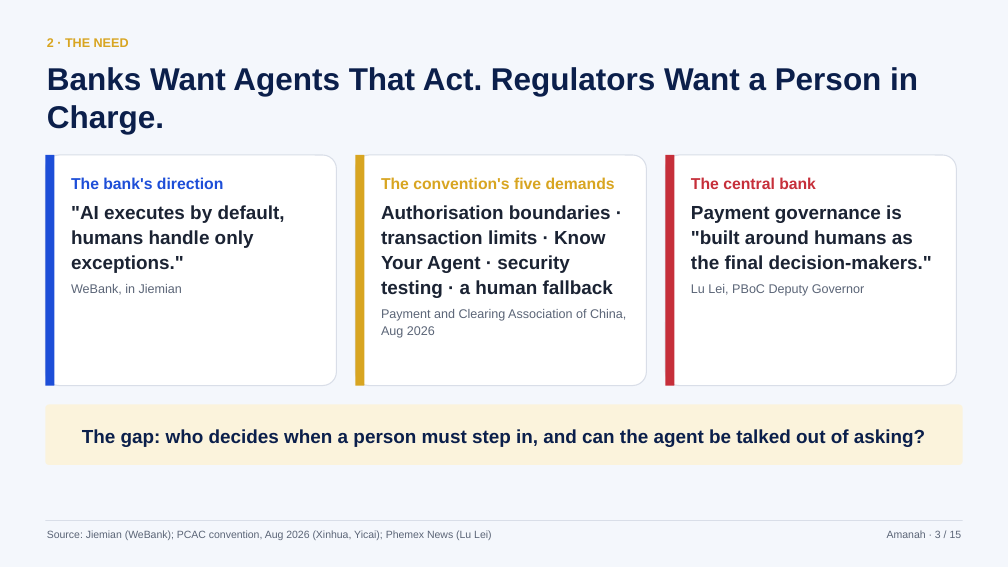
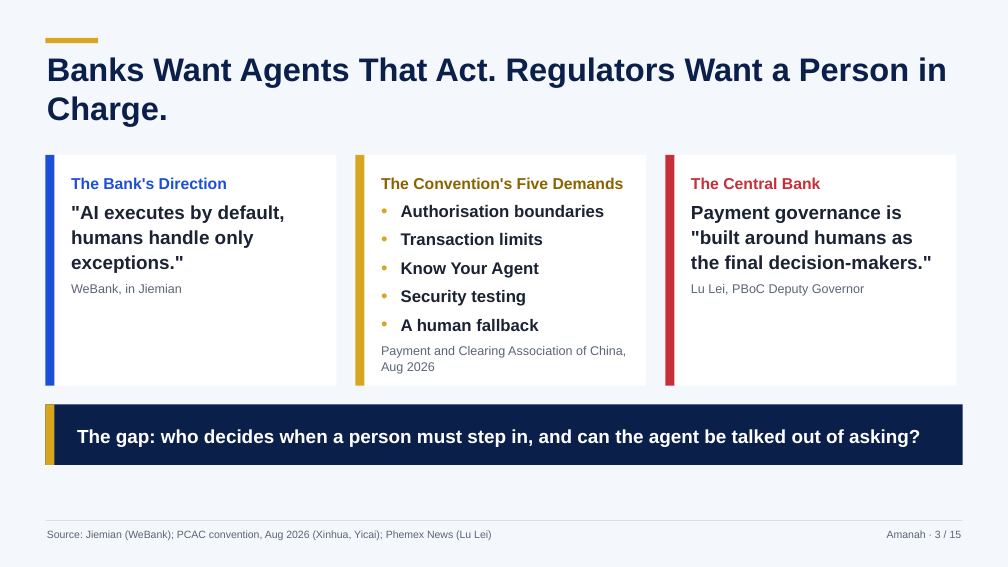
Before and after one commit to hafizmnazman/amanah-wallet, a slide deck: slide 3 of docs/deck/amanah-deck.pptx. Drawn at 1008x567 pixels with LibreOffice and Linux fonts; fonts in the diff are those of the drawing. Boxes give left, top, right and bottom in pixels: in the first picture for what was removed or moved away, otherwise in the second. Text is boxed around its words. In the diff, an @@ line names an element or a change of style, - is before the commit and + after.

```diff
--- a/docs/deck/amanah-deck.pptx
+++ b/docs/deck/amanah-deck.pptx
@@ text "Banks Want Agents That Act. ...": place and size @@
-text "Banks Want Agents That Act. ..." at box(47, 67, 918, 134)
+text "Banks Want Agents That Act. ..." at box(47, 57, 947, 126)
@@ text "Banks Want Agents That Act. ..." at box(47, 57, 947, 126): size 30 to 31 pt; line spacing 1 to 0.98 @@
@@ rectangle added at box(45, 38, 98, 43), fill #D8A521 @@
@@ text removed at box(47, 38, 129, 47) @@
-2 · THE NEED
@@ text at box(71, 177, 227, 189): text changed @@
-The bank's direction
+The Bank's Direction
@@ text at box(381, 177, 624, 331): text changed; size 18 to 16 pt @@
-The convention's five demands
-Authorisation boundaries · transaction limits · Know Your Agent · security testing · a human fallback
+The Convention's Five Demands
+• Authorisation boundaries
+• Transaction limits
+• Know Your Agent
+• Security testing
+• A human fallback
@@ rounded rectangle to rectangle; outline #D9DEE8 1 pt to none in 3 elements at box(45, 155, 337, 386), box(355, 155, 647, 386), box(665, 155, 957, 386) @@
@@ text at box(691, 177, 820, 189): text changed @@
-The central bank
+The Central Bank
@@ rectangle at box(45, 405, 963, 465): rounded rectangle to rectangle; fill #FBF3DC to #0B1F4B @@
@@ rectangle added at box(45, 405, 54, 465), fill #D8A521 @@
@@ text "The gap: who decides when ..." at box(77, 429, 920, 447): text colour #0B1F4B to #FFFFFF; alignment centre to left @@
```
Also in this commit, not shown: 14 other slides changed, 2 other files.
